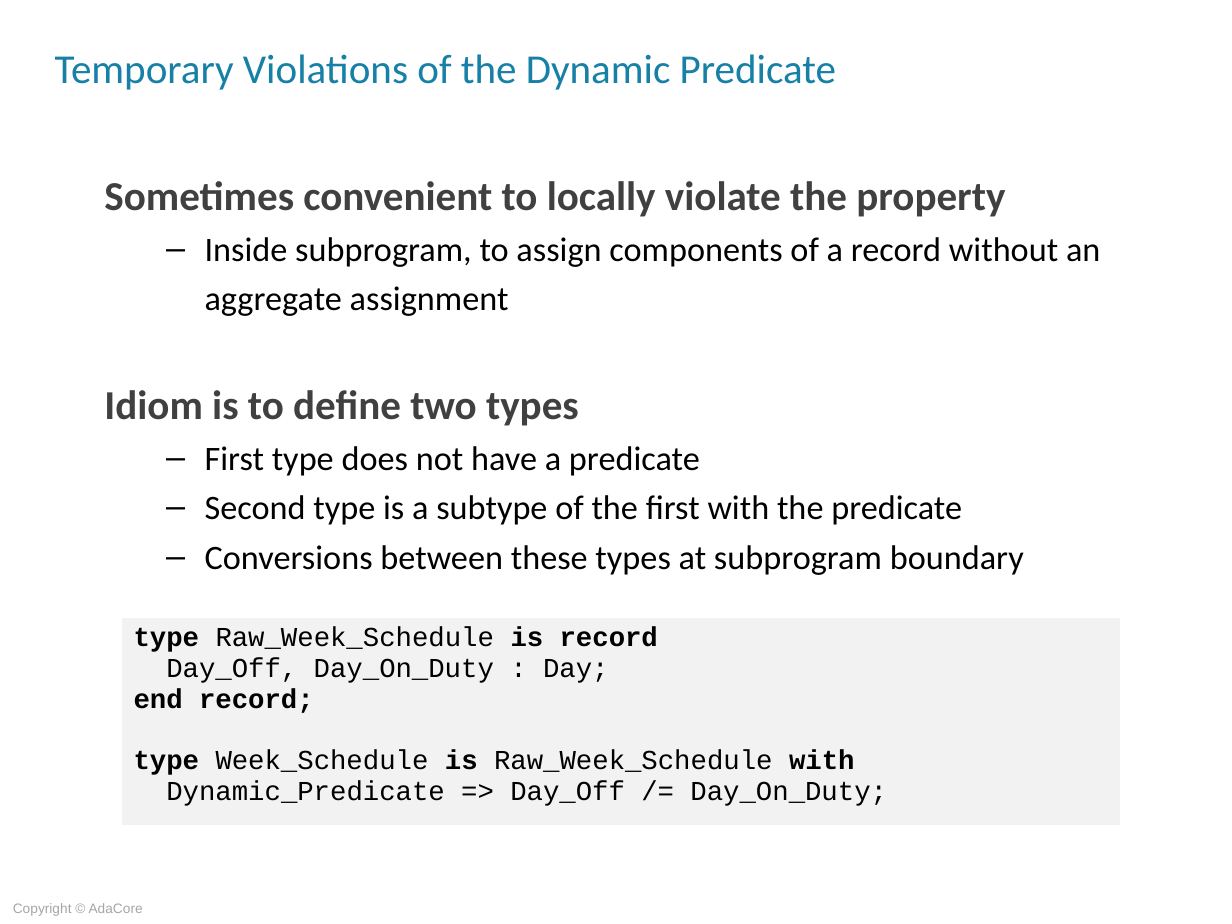
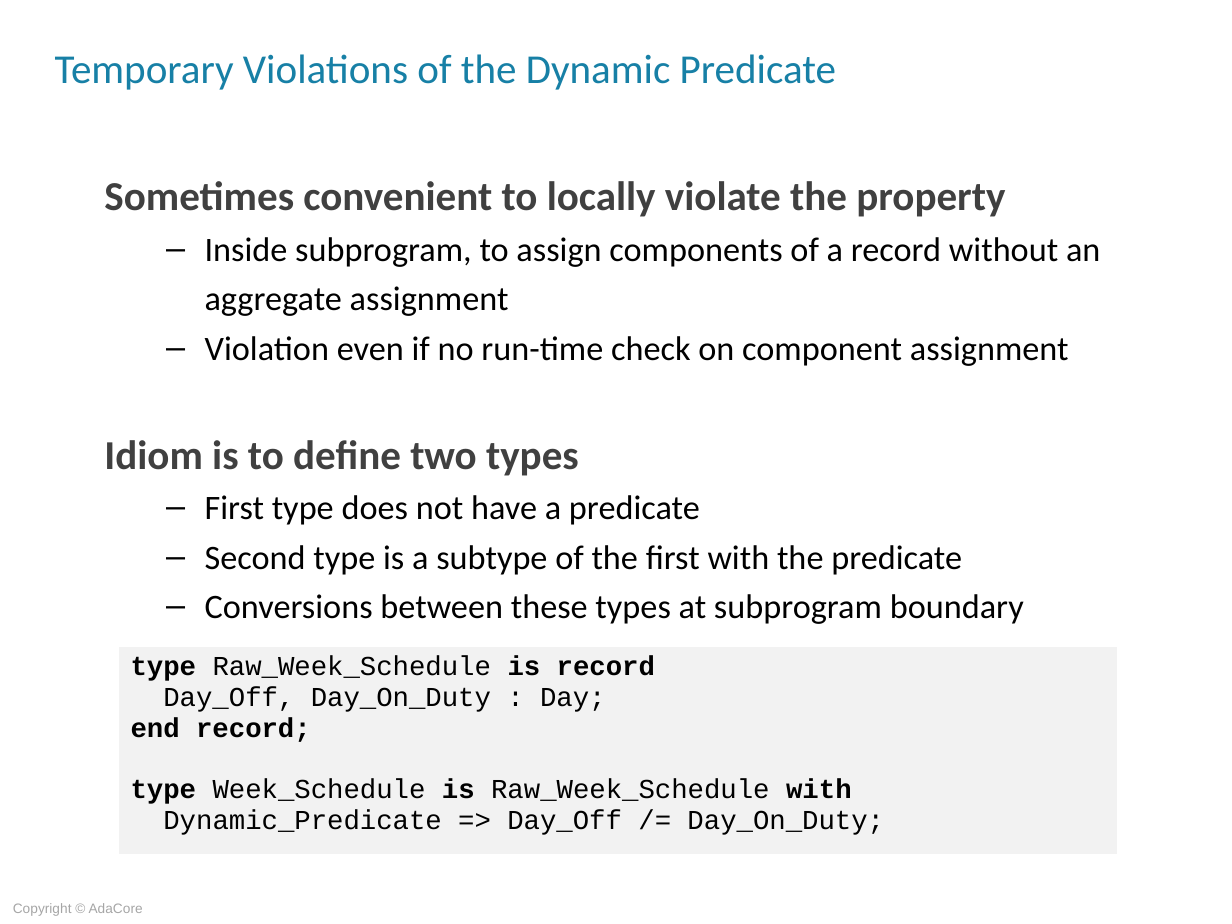
Before and after one commit to AdaCoreU/Courses, a slide deck: slide 7 of lectures/06_SPARK_2014/Type_Contracts.ppt. Drawn at 1232x924 pixels with LibreOffice and Linux fonts; fonts in the diff are those of the drawing; background and template pictures are left out. Boxes give left, top, right and bottom in pixels: in the first picture for what was removed or moved away, otherwise in the second. Text is boxed around its words. In the diff, an @@ line names an element or a change of style, - is before the commit and + after.

```diff
--- a/lectures/06_SPARK_2014/Type_Contracts.ppt
+++ b/lectures/06_SPARK_2014/Type_Contracts.ppt
@@ text at (205,336,1069,366): paragraph added @@
+  – Violation even if no run-time check on component assignment
@@ table: place and size @@
-table at (121,617,1120,827)
+table at (118,647,1117,856)
```
Also in this commit, not shown: 3 other slides changed, 3 other files.
